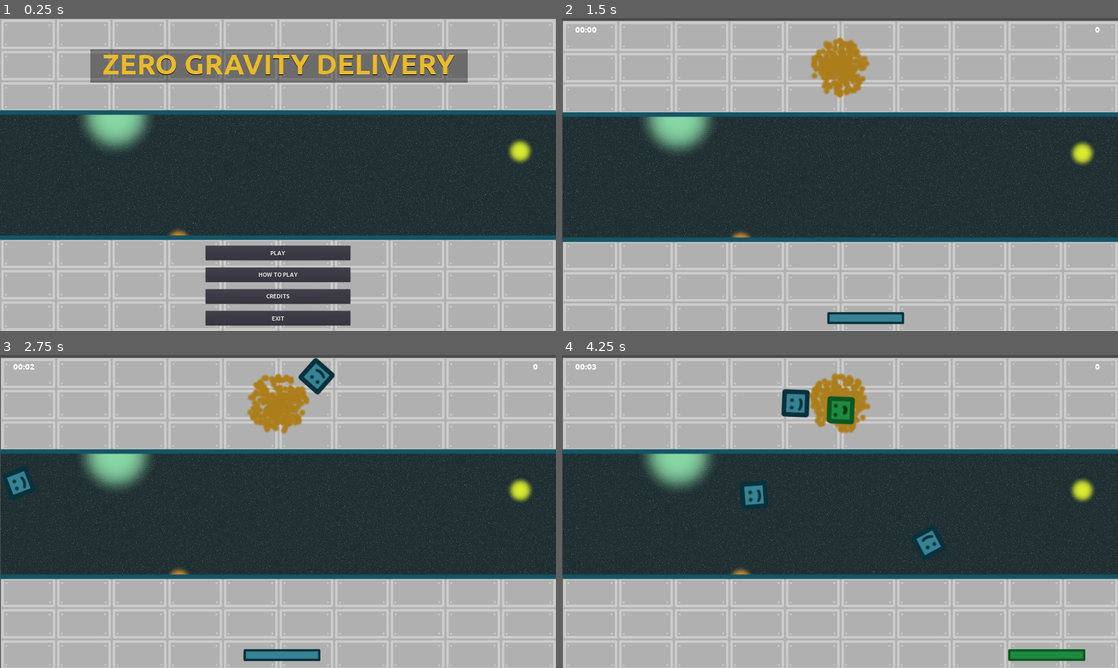
Above: before the commit, frames 1-4 (two rows, left to right).
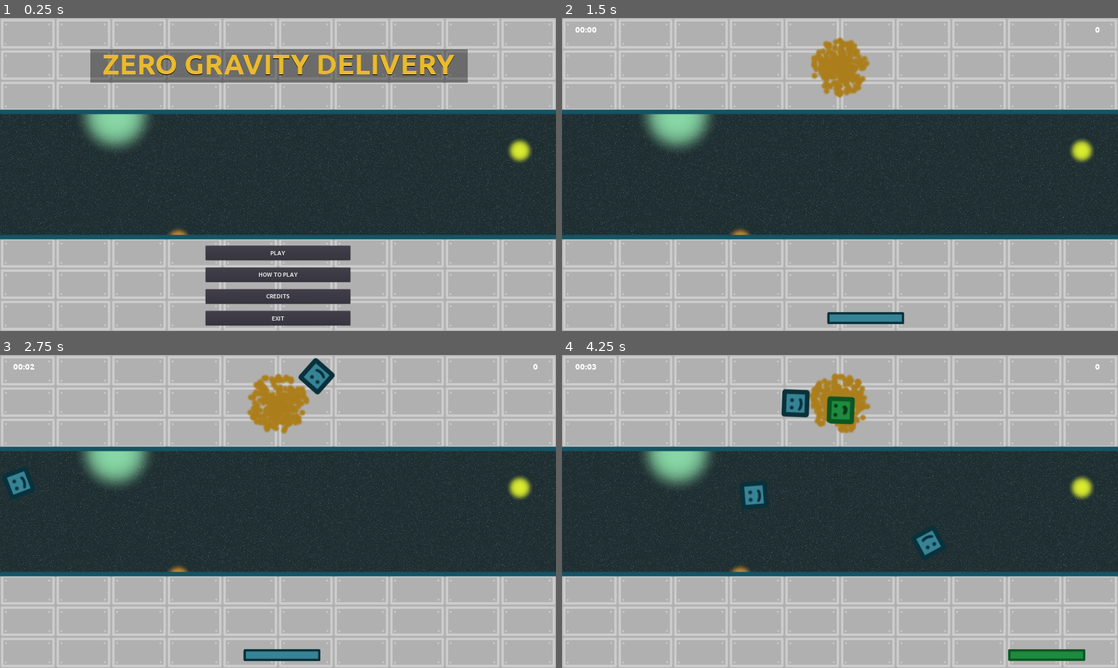
Above: after the commit, the same moments.

Repository: moisesjbc/ludum-dare-53
Game: Godot game, scene res://gui/main_menu/main_menu.tscn
Two runs of this game, one before a commit and one after it. Both use one fixed random seed, a clock stepped at 60 frames per second and the inputs below.
Inputs:
- Up to frame 1 (0.25 s): no input
- Up to frame 2 (1.5 s): click "PLAY" at 0.5 s; tap Enter at 1.25 s; hold Right (ui_right) from 1.28 s (still down)
- Up to frame 3 (2.75 s): tap Space at 1.52, 2.27 s; release Right (ui_right) at 2.03 s; hold Left (ui_left) from 2.03 s (still down)
- Up to frame 4 (4.25 s): release Left (ui_left) at 2.78 s; hold Right (ui_right) from 2.78 s (still down); tap Space at 3.77 s

The runs differ from the first frame. In frame 1, 2.5% of the frame differs, in the area x 0-100%, y 0-72%; in frame 2, 14%, in the area x 0-100%, y 0-100%; in frame 3, 13%; in frame 4, 13%.

Commit message:
Move background to a global scene

Diff:
--- a/godot-project/gameplay/main/main.tscn
+++ b/godot-project/gameplay/main/main.tscn
@@ -7,15 +7,10 @@
 [ext_resource path="res://gameplay/box_generator/box_generator.tscn" type="PackedScene" id=5]
 [ext_resource path="res://gameplay/gui/timer/timer.tscn" type="PackedScene" id=6]
 [ext_resource path="res://gameplay/gui/score/score.tscn" type="PackedScene" id=7]
-[ext_resource path="res://gameplay/main/background.png" type="Texture" id=8]
 [ext_resource path="res://gameplay/wall/wall.tscn" type="PackedScene" id=9]
 
 [node name="main" type="Node2D"]
 script = ExtResource( 4 )
-
-[node name="background" type="Sprite" parent="."]
-position = Vector2( 962, 549 )
-texture = ExtResource( 8 )
 
 [node name="delivery_zone" parent="." instance=ExtResource( 2 )]
 position = Vector2( 959, 169 )
--- /dev/null
+++ b/godot-project/globals/background/background.tscn
@@ -0,0 +1,7 @@
+[gd_scene load_steps=2 format=2]
+
+[ext_resource path="res://globals/background/background.png" type="Texture" id=1]
+
+[node name="background" type="Sprite"]
+position = Vector2( 960, 540 )
+texture = ExtResource( 1 )
--- a/godot-project/gui/main_menu/main_menu.tscn
+++ b/godot-project/gui/main_menu/main_menu.tscn
@@ -1,6 +1,5 @@
-[gd_scene load_steps=6 format=2]
+[gd_scene load_steps=5 format=2]
 
-[ext_resource path="res://gameplay/main/background.png" type="Texture" id=1]
 [ext_resource path="res://gui/button/button.tscn" type="PackedScene" id=2]
 [ext_resource path="res://gui/main_menu/main_menu.gd" type="Script" id=3]
 [ext_resource path="res://fonts/Ubuntu-B.ttf" type="DynamicFontData" id=4]
@@ -13,10 +12,6 @@
 anchor_right = 1.0
 anchor_bottom = 1.0
 script = ExtResource( 3 )
-
-[node name="background" type="Sprite" parent="."]
-position = Vector2( 961, 542 )
-texture = ExtResource( 1 )
 
 [node name="bottom_container" type="CenterContainer" parent="."]
 anchor_top = 1.0
--- a/godot-project/project.godot
+++ b/godot-project/project.godot
@@ -13,6 +13,10 @@
 config/name="Ludum Dare 53"
 run/main_scene="res://gui/main_menu/main_menu.tscn"
 config/icon="res://icon.png"
+
+[autoload]
+
+background="*res://globals/background/background.tscn"
 
 [display]
 
Not shown, removed: godot-project/gameplay/main/background.png.import
Not shown: 1 places in godot-project/gameplay/main/main.tscn that only renumber resources
Renamed: godot-project/gameplay/main/background.png -> godot-project/globals/background/background.png
Not shown, changed: godot-project/globals/background/background.png.import
Binary file removed: godot-project/gui/main_menu/main_menu_background.png
